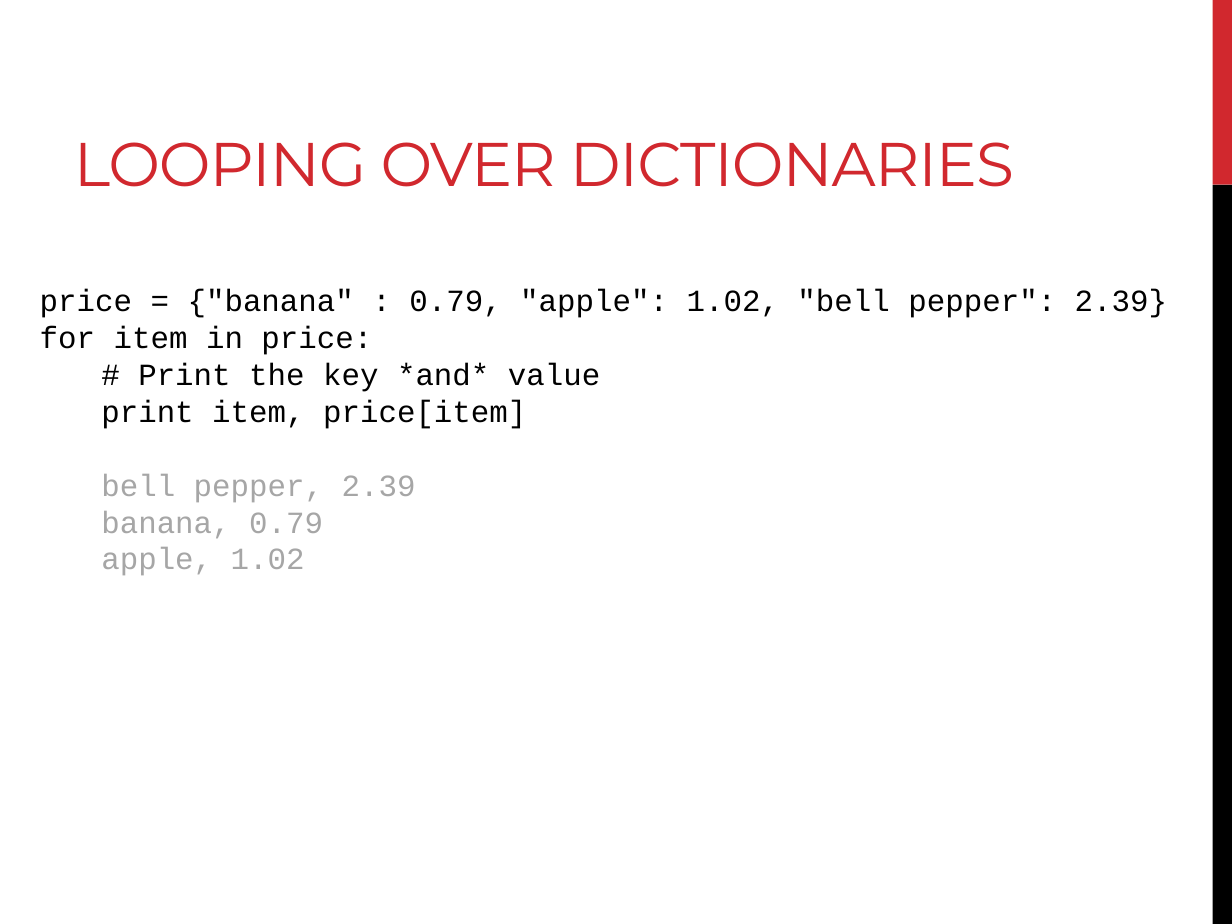
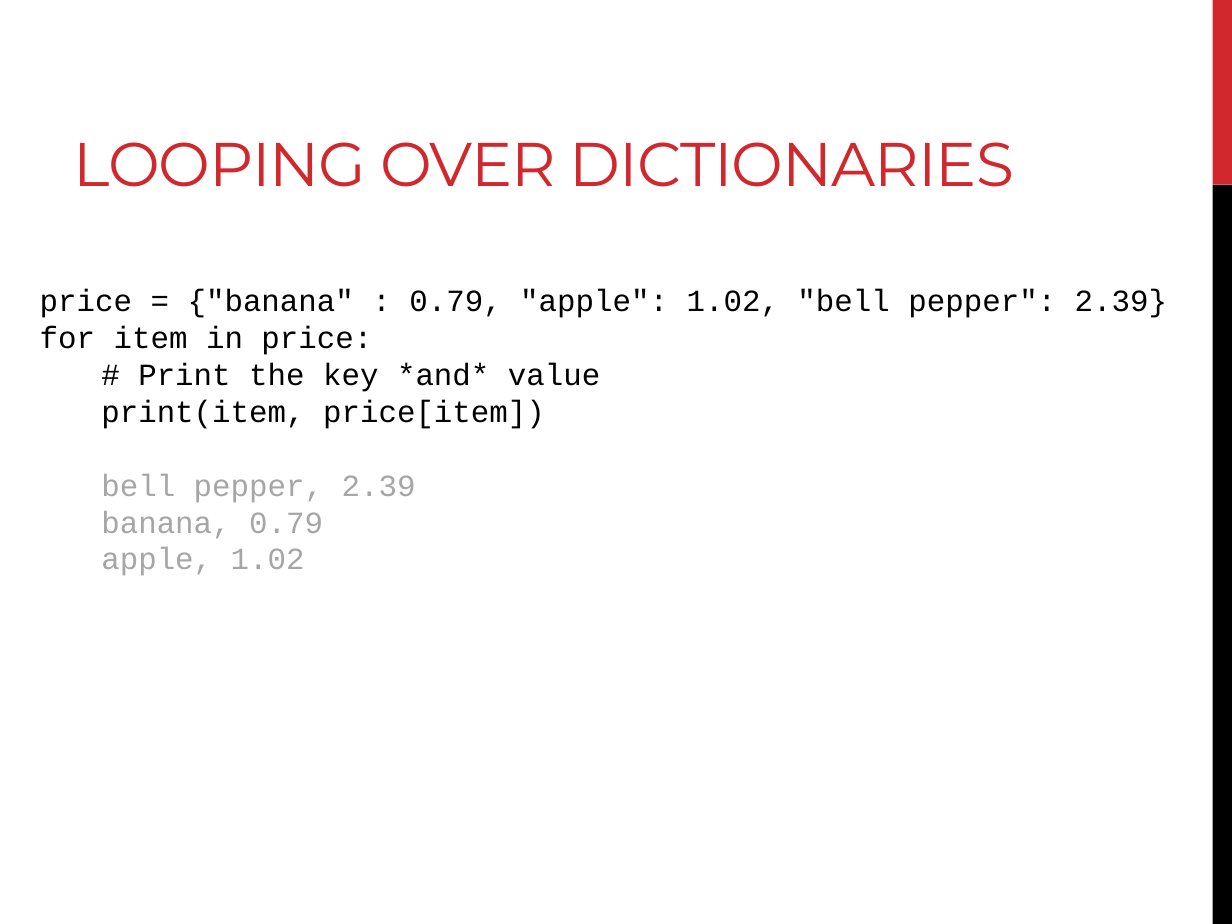
Before and after one commit to sjspielman/bdib2016_python, a slide deck: slide 24 of files/day2_materials/slides_day2.pptx (slide 30 before the commit). Drawn at 1232x924 pixels with LibreOffice and Linux fonts; fonts in the diff are those of the drawing. Boxes give left, top, right and bottom in pixels: in the first picture for what was removed or moved away, otherwise in the second. Text is boxed around its words. In the diff, an @@ line names an element or a change of style, - is before the commit and + after.

```diff
--- a/files/day2_materials/slides_day2.pptx
+++ b/files/day2_materials/slides_day2.pptx
@@ text at (x1=101, y1=400, x2=545, y2=429): text changed @@
-print item, price[item]
+print(item, price[item])
```
Also in this commit, not shown: 12 other slides changed, 1 slide added, 10 slides removed, 1 other file.
